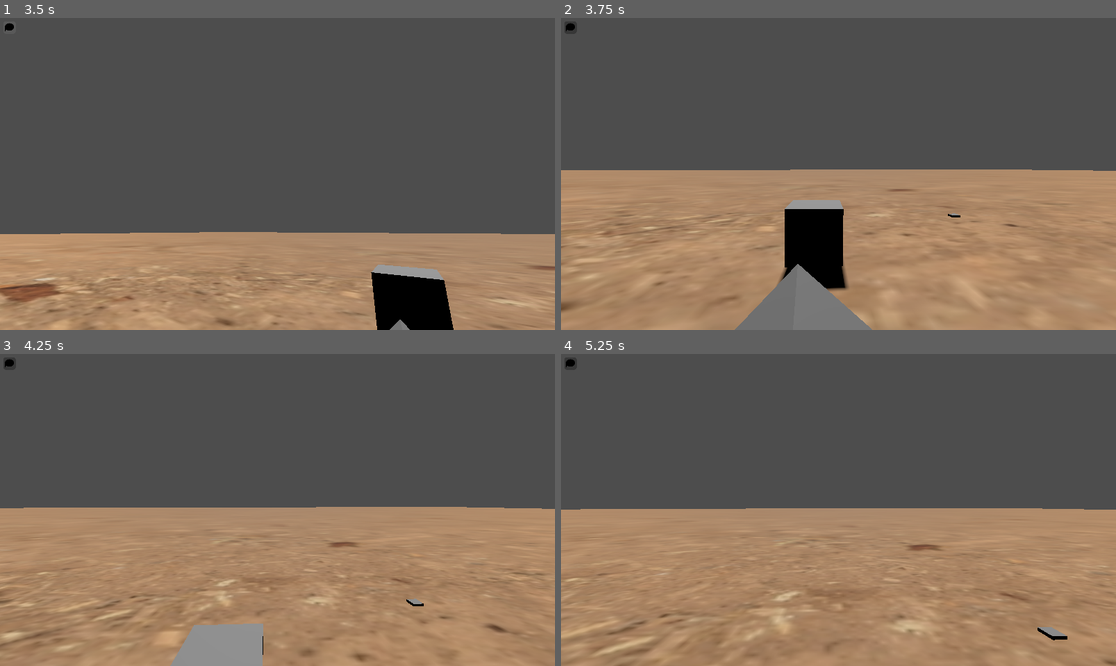
Above: before the commit, frames 1-4 (two rows, left to right).
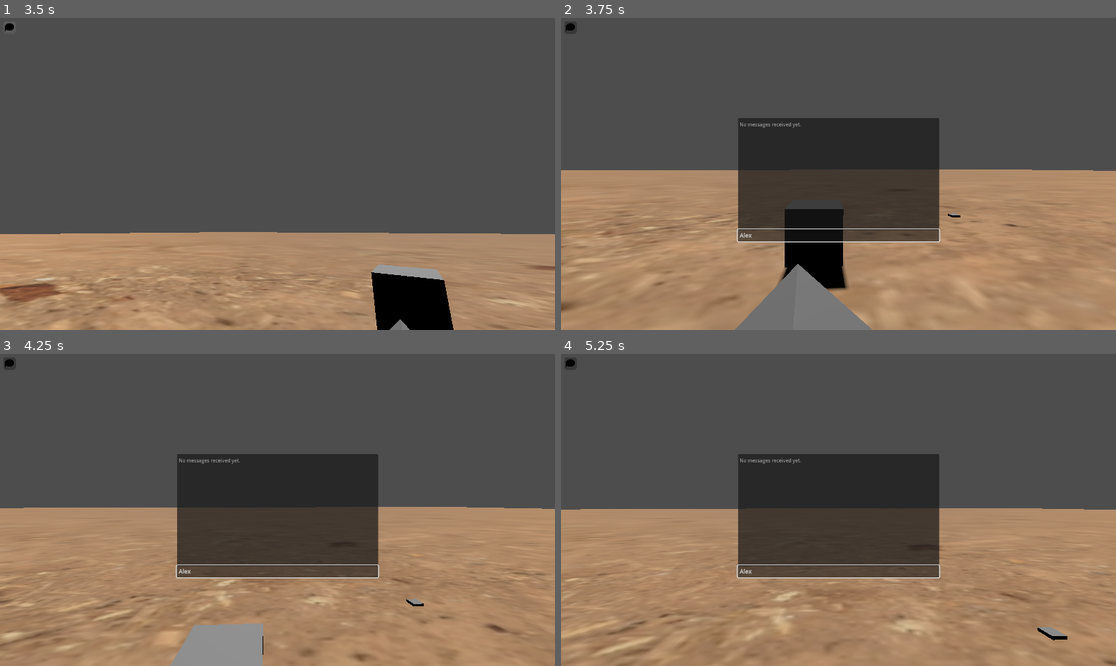
Above: after the commit, the same moments.

Repository: patentsil/MILSIM
Game: Godot game, scene res://world.tscn
Same seed, same stepped clock (60 frames per second), same inputs: the game is played once before the commit and once after it.
Inputs (mouse positions are in pixels of both pictures, inside the frame that each line leads up to):
- Up to frame 1 (3.5 s): click "Start server" at 0.5 s; click (11, 27) at 1.25 s; click (277, 236) at 2.02 s; type "Alex" at 2.1 s; click (11, 27) at 2.75 s
- Up to frame 2 (3.75 s): tap Enter at 3.5 s; move the mouse to (866, 174) at 3.52 s; hold W (move_forward) from 3.53 s (still down); hold / (toggle_chat, bound only after the commit) from 3.53 s (still down)
- Up to frame 3 (4.25 s): keep holding W (move_forward); keep holding / (toggle_chat, bound only after the commit); tap Space (move_jump) at 3.77 s
- Up to frame 4 (5.25 s): keep holding W (move_forward); move the mouse to (810, 510) at 4.27 s; release / (toggle_chat, bound only after the commit) at 4.28 s; tap / (toggle_chat, bound only after the commit) at 4.35 s; tap Space (move_jump) at 4.52, 5 s; move the mouse to (849, 503) at 5.02 s; hold / (toggle_chat, bound only after the commit) from 5.03 s (still down)

Frame 1 is identical in both runs. In frame 2, 13% of the frame differs, in the area x 31-69%, y 32-72%; in frame 3, 14%; in frame 4, 14%.

Commit message:
Improve chat, add player replication
also added head rotation indicators

Diff:
--- a/CharacterScripts/character.gd
+++ b/CharacterScripts/character.gd
@@ -54,6 +54,7 @@
 		$Camera3D.current = true
 		set_multiplayer_authority(peer_id, true)
 	else:
+		$Camera3D/MeshInstance3D.visible = true
 		print("Camera was for " + str(peer_id) + " and not for " + str(multiplayer.get_unique_id()))
 
 @rpc("any_peer")
@@ -62,7 +63,7 @@
 		print("Server received request from client to set the peer_id")
 	set_peer_id.rpc_id(peer_id, peer_id)
 	set_multiplayer_authority(peer_id, true)
-	$MultiplayerSynchronizer.set_multiplayer_authority(peer_id, true)
+	# $MultiplayerSynchronizer.set_multiplayer_authority(peer_id, true)
 	set_camera.rpc_id(peer_id, peer_id)
 
 func _ready():
--- a/character.tscn
+++ b/character.tscn
@@ -1,10 +1,13 @@
-[gd_scene load_steps=8 format=3 uid="uid://dk2ygg3uc00np"]
+[gd_scene load_steps=9 format=3 uid="uid://dk2ygg3uc00np"]
 
 [ext_resource type="Script" path="res://CharacterScripts/character.gd" id="1_bs1x2"]
 
 [sub_resource type="CapsuleShape3D" id="CapsuleShape3D_qj3xx"]
 
 [sub_resource type="CapsuleMesh" id="CapsuleMesh_g0dfk"]
+
+[sub_resource type="BoxMesh" id="BoxMesh_c67bv"]
+size = Vector3(0.1, 0.1, 1)
 
 [sub_resource type="ViewportTexture" id="ViewportTexture_mwh5o"]
 viewport_path = NodePath("Sprite3D/SubViewport")
@@ -29,6 +32,9 @@
 properties/3/path = NodePath(".:peer_id")
 properties/3/spawn = false
 properties/3/sync = true
+properties/4/path = NodePath("Camera3D:rotation")
+properties/4/spawn = true
+properties/4/sync = true
 
 [node name="character" type="CharacterBody3D"]
 script = ExtResource("1_bs1x2")
@@ -43,6 +49,11 @@
 
 [node name="Camera3D" type="Camera3D" parent="."]
 transform = Transform3D(1, 0, 0, 0, 1, 0, 0, 0, 1, 0, 1.70475, 0)
+
+[node name="MeshInstance3D" type="MeshInstance3D" parent="Camera3D"]
+transform = Transform3D(1, 0, 0, 0, 1, 0, 0, 0, 1, 0, 0, -0.680167)
+visible = false
+mesh = SubResource("BoxMesh_c67bv")
 
 [node name="Sprite3D" type="Sprite3D" parent="."]
 transform = Transform3D(1, 0, 0, 0, 1, 0, 0, 0, 1, 0, 2.34161, 0)
--- a/gui/Chat.gd
+++ b/gui/Chat.gd
@@ -3,15 +3,39 @@
 signal ChatOpened
 signal ChatClosed
 
+func getCurrentPlayer():
+	var world = get_tree().root.get_node("World")
+	for node in world.get_node("Players").get_children():
+		var player := node as Player
+		if not player:
+			continue
+		if node.PeerId == multiplayer.get_unique_id():
+			return node
+		elif not multiplayer.is_server():
+			print("Player " + player.Name + " had " + str(player.PeerId))
+
 # Called when the node enters the scene tree for the first time.
 func _ready():
 	pass # Replace with function body.
 
+func append_text(text):
+	$TextEdit.text += text + "\n"
 
-# Called every frame. 'delta' is the elapsed time since the previous frame.
-func _process(delta):
-	pass
+@rpc("any_peer")
+func transfer_message_to_server(message):
+	append_text(message)
+	receiveMessage.rpc(message)
 
+@rpc("any_peer")
+func receiveMessage(message):
+	append_text(message)
+
+func send_global_message(message) -> void:
+	if multiplayer.is_server():
+		append_text(message)
+		receiveMessage.rpc(message)
+	else:
+		transfer_message_to_server.rpc(message)
 
 func _on_action_bar_chat_opened():
 	visible = true
@@ -19,3 +43,16 @@
 
 func _on_action_bar_chat_closed():
 	visible = false
+
+
+func _on_text_edit_2_text_submitted(new_text):
+	send_global_message(getCurrentPlayer().Name + ": " + new_text)
+	$TextEdit2.text = ""
+
+func _input(event):
+	if event.is_action_pressed("toggle_chat"):
+		visible = not visible
+		if visible:
+			await get_tree().create_timer(0.05).timeout
+			$TextEdit2.grab_focus()
+			return
--- a/gui/Chat.tscn
+++ b/gui/Chat.tscn
@@ -45,3 +45,5 @@
 grow_vertical = 2
 theme_override_font_sizes/font_size = 12
 placeholder_text = "Type here ..."
+
+[connection signal="text_submitted" from="TextEdit2" to="." method="_on_text_edit_2_text_submitted"]
--- a/project.godot
+++ b/project.godot
@@ -47,6 +47,12 @@
 "events": [Object(InputEventKey,"resource_local_to_scene":false,"resource_name":"","device":-1,"window_id":0,"alt_pressed":false,"shift_pressed":false,"ctrl_pressed":false,"meta_pressed":false,"pressed":false,"keycode":0,"physical_keycode":32,"key_label":0,"unicode":32,"echo":false,"script":null)
 ]
 }
+toggle_chat={
+"deadzone": 0.5,
+"events": [Object(InputEventKey,"resource_local_to_scene":false,"resource_name":"","device":-1,"window_id":0,"alt_pressed":false,"shift_pressed":false,"ctrl_pressed":false,"meta_pressed":false,"pressed":false,"keycode":0,"physical_keycode":47,"key_label":0,"unicode":47,"echo":false,"script":null)
+, Object(InputEventKey,"resource_local_to_scene":false,"resource_name":"","device":-1,"window_id":0,"alt_pressed":false,"shift_pressed":true,"ctrl_pressed":false,"meta_pressed":false,"pressed":false,"keycode":0,"physical_keycode":55,"key_label":0,"unicode":38,"echo":false,"script":null)
+]
+}
 
 [physics]
 
--- a/world.gd
+++ b/world.gd
@@ -45,9 +45,6 @@
 		print("Starting a new game on the client side.")
 	else:
 		print("Starting a new game on the server side.")
-	# var player = add_player(my_peer_id)
-	# var mpSpawner = get_world().get_node("MultiplayerSpawner")
-	# mpSpawner.connect("spawned", characterCreatedBySpawner)
 
 func _on_btn_start_client_pressed():
 	get_window().title = "MILSIM Client"
@@ -89,9 +86,19 @@
 	player.Name = "Player " + str(player_counter)
 	player.PeerId = _peer_id
 	player_counter += 1
-	get_world().add_child(player, true)
+	get_world().get_node("Players").add_child(player, true)
+	replicatePlayer.rpc(player.Name, player.PeerId)
 	spawn_character(player, get_world())
 	return player
+
+@rpc("any_peer")
+func replicatePlayer(playerName, playerPeerId):
+	print("A player is being replicated.")
+	var player = Player.instantiate()
+	player.Name = playerName
+	player.PeerId = playerPeerId
+	print("Player " + player.Name + " was replicated")
+	get_world().get_node("Players").add_child(player, true)
 
 func spawn_character(player, world):
 	print("A character was spawned for " + str(player.PeerId))
--- a/world.tscn
+++ b/world.tscn
@@ -59,7 +59,7 @@
 mass = 0.13
 freeze_mode = 1
 
-[node name="MultiplayerSpawner" type="MultiplayerSpawner" parent="."]
+[node name="CharacterSpawner" type="MultiplayerSpawner" parent="."]
 _spawnable_scenes = PackedStringArray("res://character.tscn")
 spawn_path = NodePath("..")
 
@@ -105,6 +105,12 @@
 [node name="Chat" parent="." instance=ExtResource("8_je4sl")]
 visible = false
 
+[node name="Players" type="Node" parent="."]
+
+[node name="PlayerSpawner" type="MultiplayerSpawner" parent="."]
+_spawnable_scenes = PackedStringArray("res://Player.tscn")
+spawn_path = NodePath("../Players")
+
 [connection signal="ChatClosed" from="ActionBar" to="Chat" method="_on_action_bar_chat_closed"]
 [connection signal="ChatOpened" from="ActionBar" to="Chat" method="_on_action_bar_chat_opened"]
 [connection signal="pressed" from="Menu/VBoxContainer/btnStartServer" to="." method="_on_btn_start_server_pressed"]
